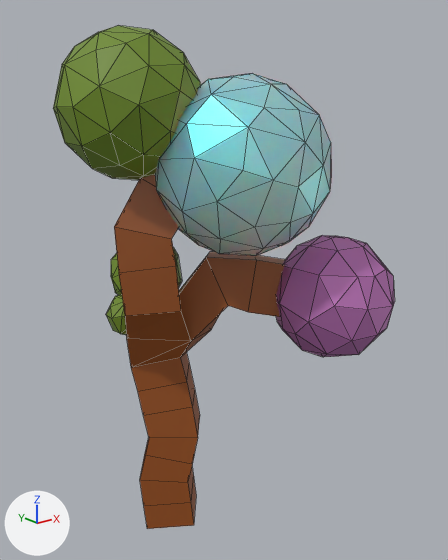
One commit to the Blender file Assets/Models/tree no 6.blend: the scene before it, then after it.
Both versions are drawn from a 50 mm lens placed at (-1.9, -3.0, 2.61), pointed at (0.26, -0.3, 1.53). Lighting does not change. The marker at lower left points along +X, +Y and +Z. Mesh edges are drawn as thin lines.

The older version as bpy lines, for what is in view:
```python
me_cube_004 = bpy.data.meshes.new('Cube.004')
me_cube_004.from_pydata(...)  # 13 vertices, 0 faces, 12 loose edges; spans x -0.32..1.14, y -1.0..0.02, z -0.12..4.18
me_cube_004.materials.append(mat_material_005)  # brown #99511b
me_sphere_078 = bpy.data.meshes.new('Sphere.078')
me_sphere_078.from_pydata(...)  # 2892 vertices, 3072 faces; spans x -1.28..2.29, y -2.35..0.94, z 2.37..6.22
# faces by material slot: [512, 1536, 512, 512]
me_sphere_078.materials.append(mat_material_009)
me_sphere_078.materials.append(mat_material_003)  # green #6f8c24
me_sphere_078.materials.append(mat_material_011)  # green #96be45
me_sphere_078.materials.append(mat_material_010)  # pink #c67bc1
ob_cube_003 = bpy.data.objects.new('Cube.003', me_cube_004)
ob_cube_003.location = (0.0, 0.0, 0.0)
ob_cube_003.scale = (0.598, 0.598, 0.598)
_m = ob_cube_003.modifiers.new('Skin', 'SKIN')
ob_sphere_078 = bpy.data.objects.new('Sphere.078', me_sphere_078)
ob_sphere_078.parent = ob_cube_003
ob_sphere_078.matrix_parent_inverse = Matrix(((1.673, 0.0, 0.0, 0.0), (0.0, 1.673, 0.0, 0.0), (0.0, 0.0, 1.673, 0.0), (0.0, 0.0, 0.0, 1.0)))
ob_sphere_078.location = (0.0, 0.0, 0.0)
ob_sphere_078.scale = (0.464, 0.464, 0.464)
_m = ob_sphere_078.modifiers.new('Decimate', 'DECIMATE')
_m.ratio = 0.104
```
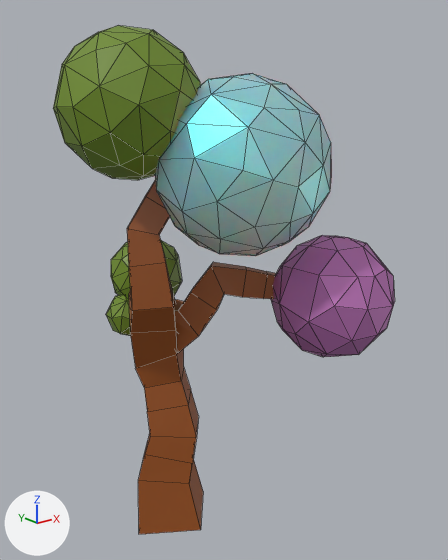
Commit message: Trees fixed

Changed parts and their boxes [x1, y1, x2, y2] in the pictures (448 x 560 px):
'Cube.003', reshaped, modifiers changed (13% narrower): before [114, 175, 285, 529]; after [127, 181, 276, 534]
part 1 of me_cube_004, built on (brown): after [127, 181, 276, 534]

The change, as a diff of the scene's bpy script:
```diff
--- a/Assets/Models/tree no 6.blend.py
+++ b/Assets/Models/tree no 6.blend.py
@@ me_cube_004 @@
 # used by ob_cube_003; location = (0.0, 0.0, 0.0); scale = (0.598, 0.598, 0.598)
-me_cube_004.from_pydata(...)  # 13 vertices, 0 faces, 12 loose edges; spans x -0.32..1.14, y -1.0..0.02, z -0.12..4.18
+me_cube_004.from_pydata(...)  # 105 vertices, 104 faces; spans x -0.55..1.19, y -1.06..0.32, z -0.15..4.24
+# me_cube_004 part 1: the whole mesh is rebuilt
 me_cube_004.materials.append(mat_material_005)
@@ ob_cube_003 @@
 ob_cube_003.scale = (0.598, 0.598, 0.598)
-_m = ob_cube_003.modifiers.new('Skin', 'SKIN')
```
